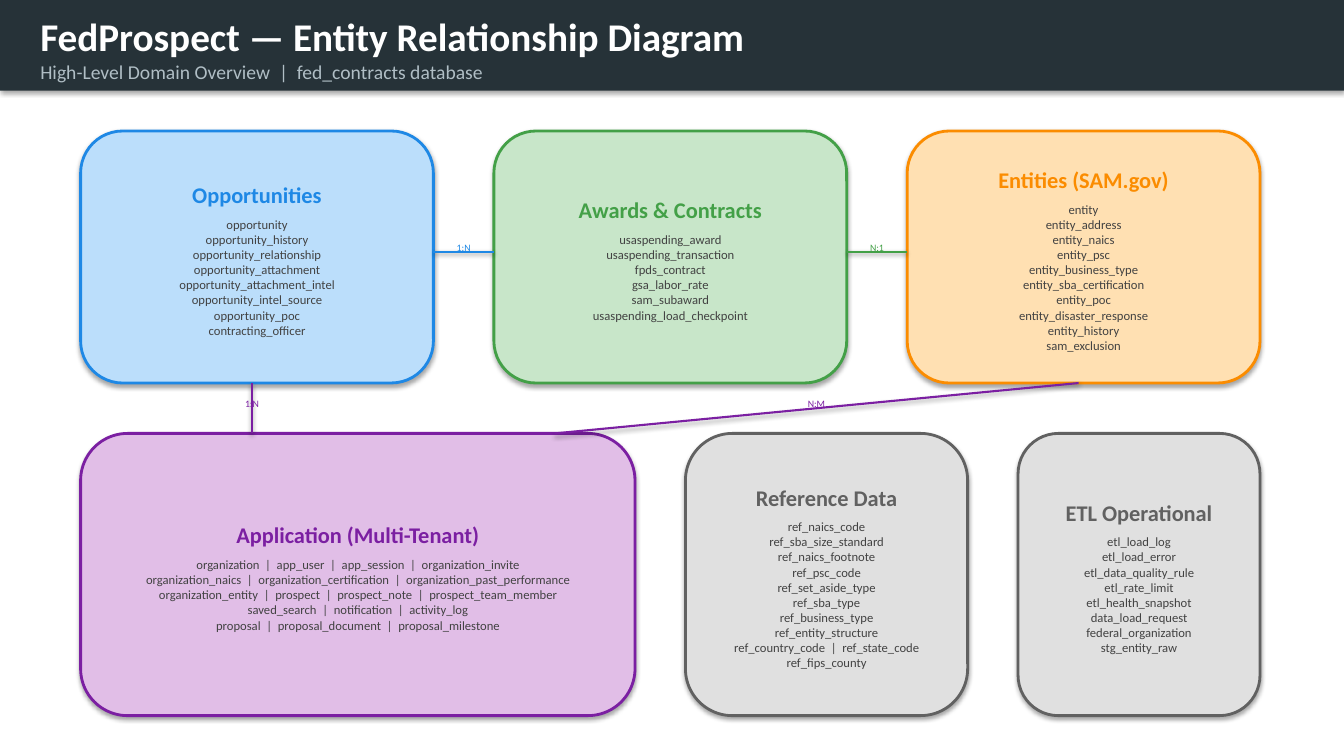
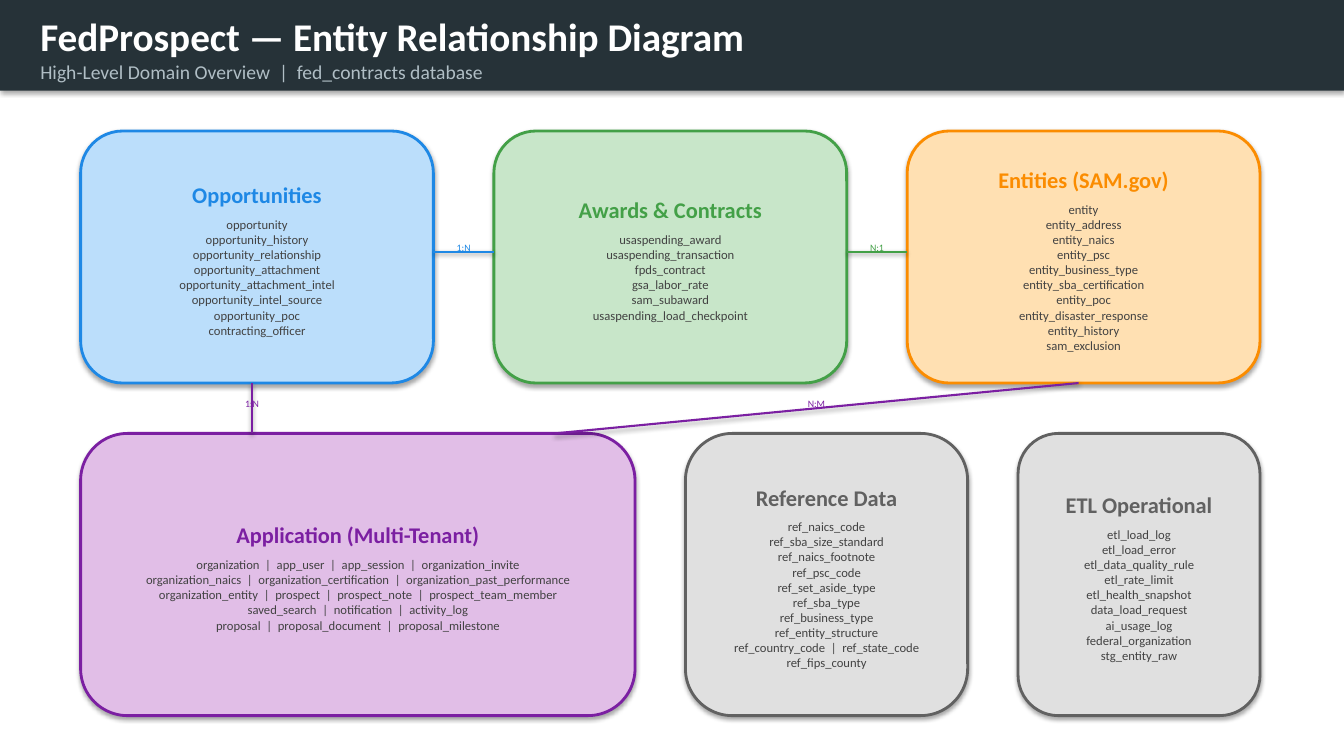
Before and after one commit to kaltinril/FedProspector, a slide deck: slide 1 of docs/database/FedProspect-ERD.pptx. Drawn at 1344x756 pixels with LibreOffice and Linux fonts; fonts in the diff are those of the drawing. Boxes give left, top, right and bottom in pixels: in the first picture for what was removed or moved away, otherwise in the second. Text is boxed around its words. In the diff, an @@ line names an element or a change of style, - is before the commit and + after.

Commit message:
Phases 121, 122, 128: Description intel, POC extraction, federal identifier extraction
Phase 121 (IN PROGRESS): AI analysis of opportunity descriptions
- New analyze_descriptions CLI command (extract description-ai)
- Combined description + attachment text for AI context
- API fix for description-only intel display
- Opus model option removed (ENUM prerequisite)

Phase 122 (COMPLETE): Point of contact extraction
- POC data from raw JSON via backfill pocs CLI command
- C# API returns POCs in opportunity detail DTO
- UI card with name, type, title, email, phone, fax

Phase 128 (IN PROGRESS): Federal identifier extraction
- Regex extraction for 10 identifier types (PIID, UEI, CAGE, etc.)
- document_identifier_ref table + SQL views for cross-referencing
- Dual search (dashed + dashless) for cross-ref matching
- New API endpoint GET /api/opportunities/{noticeId}/identifier-refs
- Phase 132 planned for full dash normalization

Also includes: Phase 114 doc moved to completed, updated docs

```diff
--- a/docs/database/FedProspect-ERD.pptx
+++ b/docs/database/FedProspect-ERD.pptx
@@ text in rounded rectangle at [1084,530,1194,662]: text changed @@
-etl_load_log
-etl_load_error
-etl_data_quality_rule
-etl_rate_limit
-etl_health_snapshot
-data_load_request
-federal_organization
-stg_entity_raw
+etl_load_log
+etl_load_error
+etl_data_quality_rule
+etl_rate_limit
+etl_health_snapshot
+data_load_request
+ai_usage_log
+federal_organization
+stg_entity_raw
```
Also in this commit, not shown: 1 other slide changed, 44 other files.
